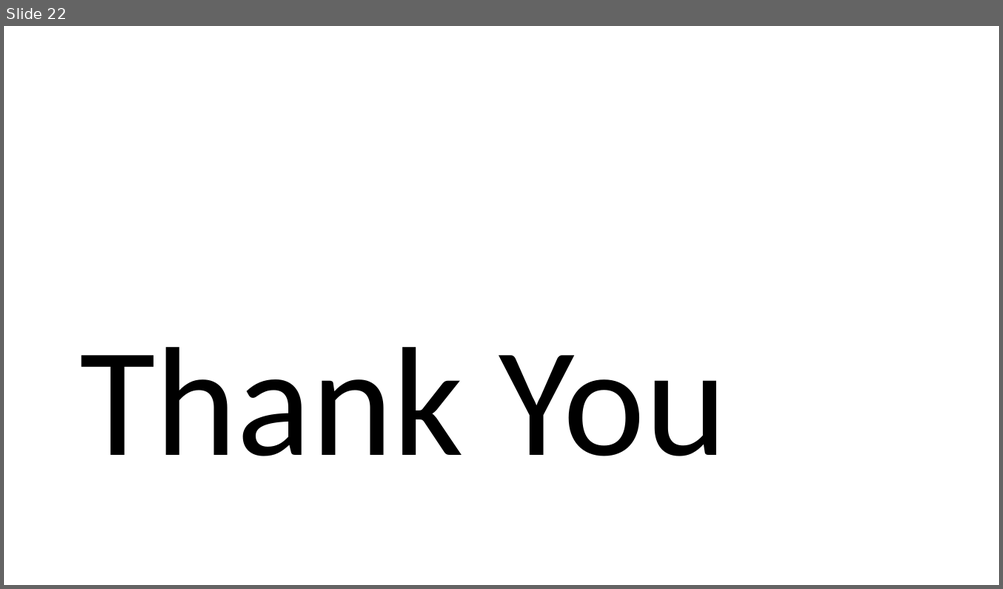
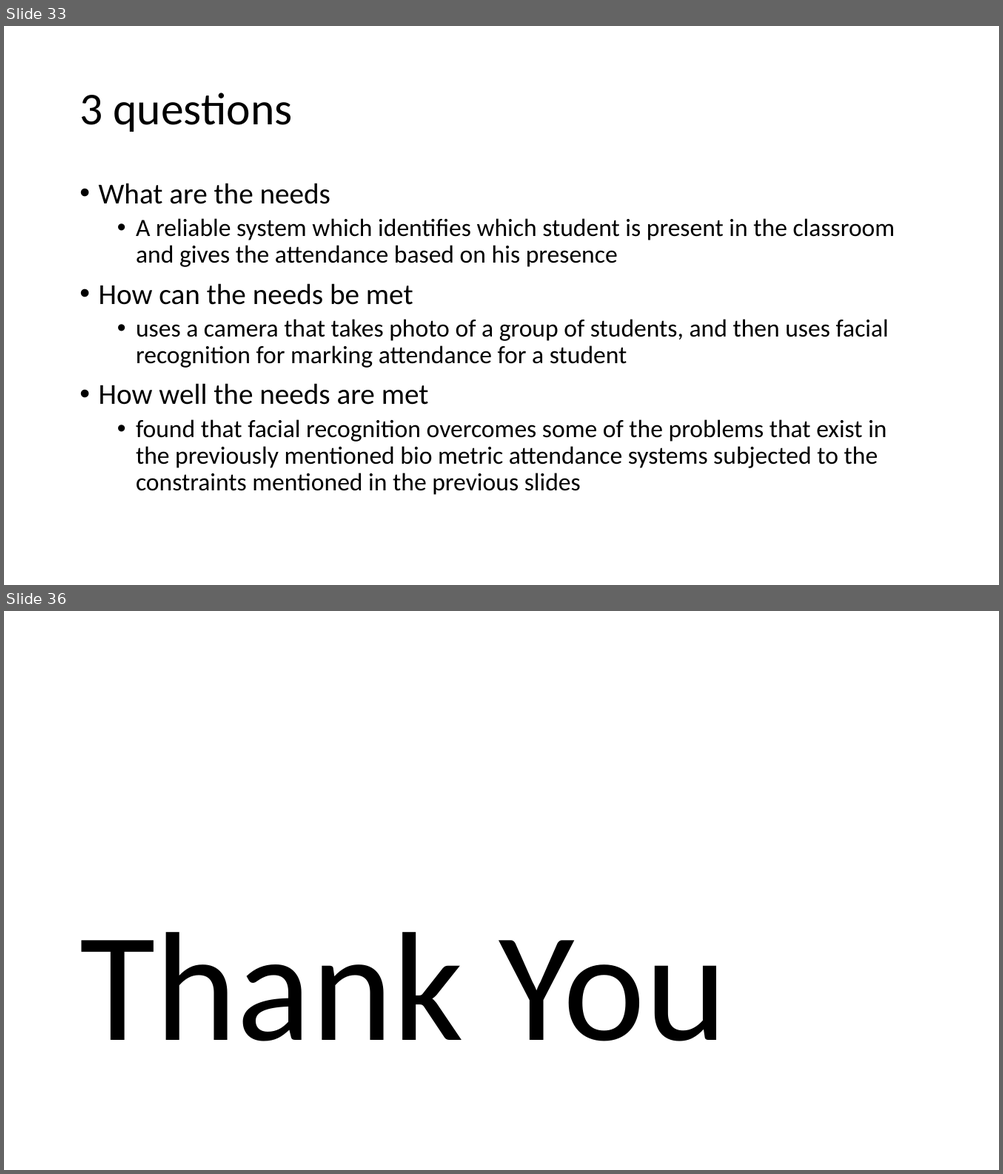
Before and after one commit to Chandru-crypted/Attendance_system_using_facial_recognition, a slide deck: DOCS/PPT's/Problem statement.pptx. Shown one above the other, each under a label of ours: slide 22 before the commit, slides 33 and 36 after it; the slides between them are not shown. The pictures are 1003x589 and 1003x1174 pixels, drawn with LibreOffice and Linux fonts; fonts in the diff are those of the drawing. Boxes give left, top, right and bottom in pixels: in the first picture for what was removed or moved away, otherwise in the second. Text is boxed around its words. In the diff, an @@ line names an element or a change of style, - is before the commit and + after.

Commit message:
added constraints and conceptual design

```diff
--- a/DOCS/PPT's/Problem statement.pptx
+++ b/DOCS/PPT's/Problem statement.pptx
@@ slide 33 added at <box>4,26,999,585</box>, background #FFFFFF @@
@@ title added at <box>79,93,293,132</box>, 44 pt, text #000000 @@
+3 questions
@@ text added at <box>99,183,895,495</box>, 24 pt, text #000000 @@
+• What are the needs
+  • A reliable system which identifies which student is present in the classroom and gives the attendance based on his presence
+• How can the needs be met
+  • uses a camera that takes photo of a group of students, and then uses facial recognition for marking attendance for a student
+• How well the needs are met
+  • found that facial recognition overcomes some of the problems that exist in the previously mentioned bio metric attendance systems subjected to the constraints mentioned in the previous slides
@@ what was slide 22 is now slide 36 @@
```
Also in this commit, not shown: 7 slides changed, 13 other slides added, 1 other file.
